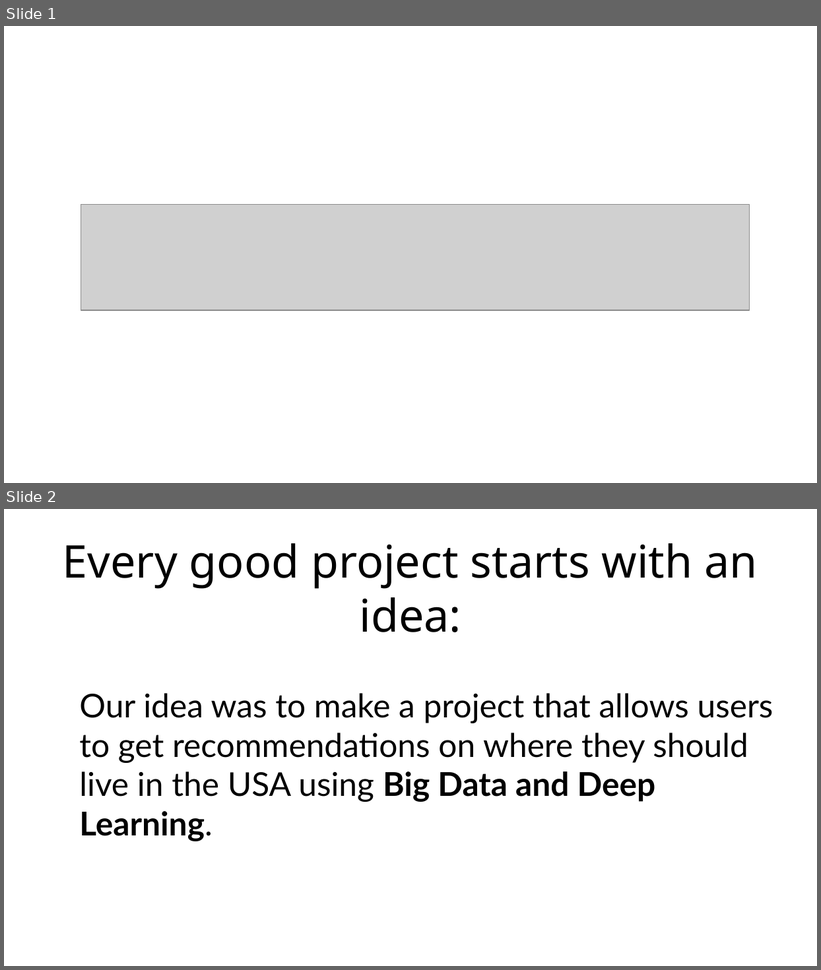
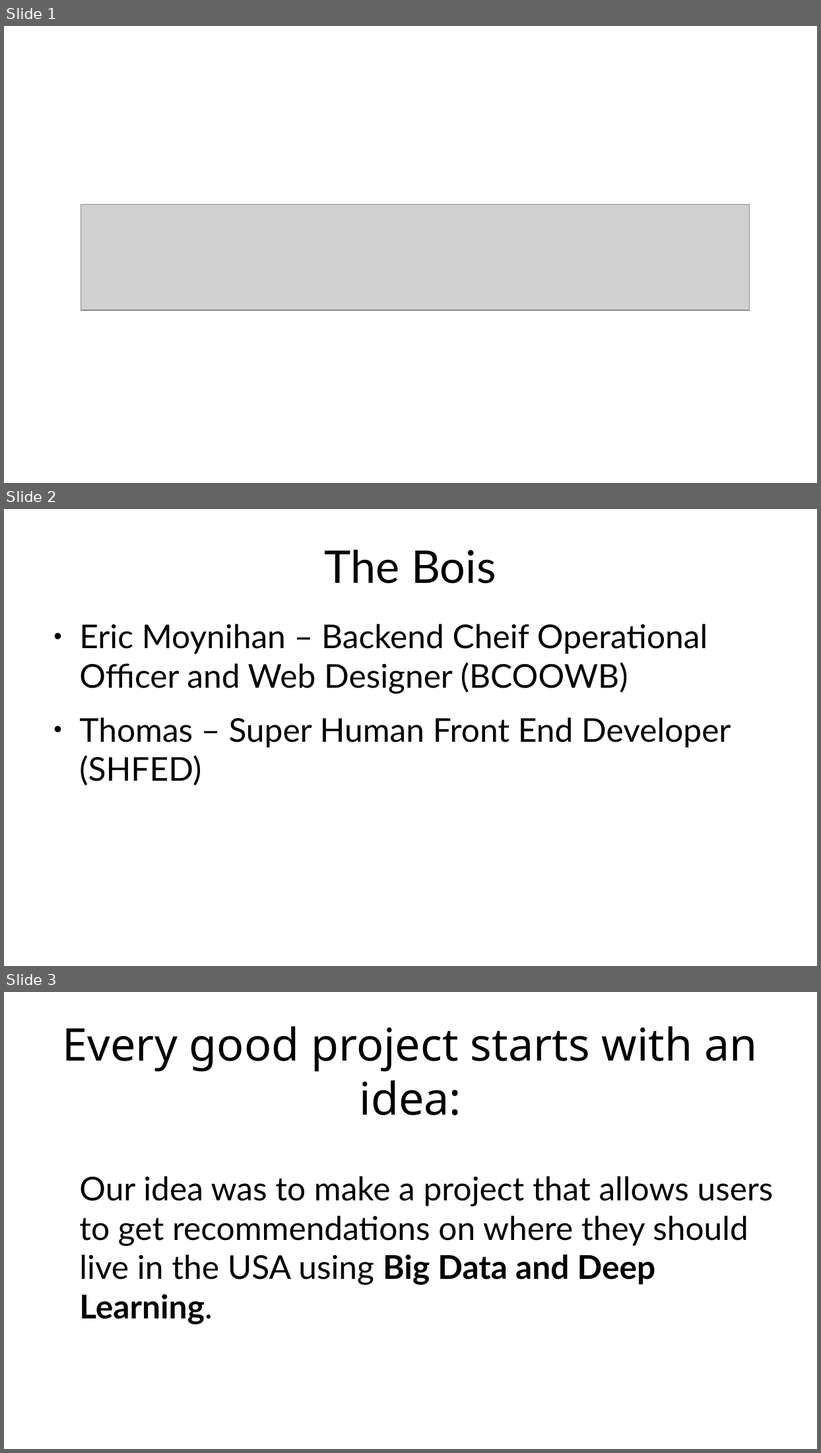
Before and after one commit to py-the-way/py-the-way, a slide deck: presentation/hackathon.odp. Shown one above the other, each under a label of ours: slides 1 and 2 before the commit, slides 1, 2 and 3 after it. The pictures are 821x970 and 821x1453 pixels, drawn with LibreOffice and Linux fonts; fonts in the diff are those of the drawing; grey boxes stand for pictures. Boxes give left, top, right and bottom in pixels: in the first picture for what was removed or moved away, otherwise in the second. Text is boxed around its words. In the diff, an @@ line names an element or a change of style, - is before the commit and + after.

```diff
--- a/presentation/hackathon.odp
+++ b/presentation/hackathon.odp
@@ slide 2 added at [4,509,817,966], background #FFFFFF @@
@@ title added at [325,549,496,584], 44 pt, text #000000 @@
+The Bois
@@ text added at [79,624,731,786], 32 pt, text #000000 @@
+● Eric Moynihan – Backend Cheif Operational Officer and Web Designer (BCOOWB)
+● Thomas – Super Human Front End Developer (SHFED)
@@ what was slide 2 is now slide 3 @@
```
Also in this commit, not shown: 1 other slide added, 1 other file.
